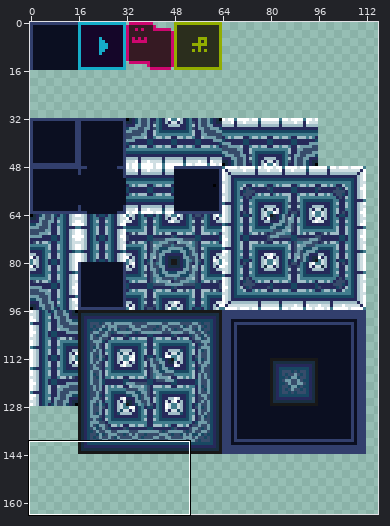
Sprite sheet -- src/resource/tileset/BackGroundTileset.png. Above: a wide view before the commit, with the close-up outlined.
Close-up. As it was:
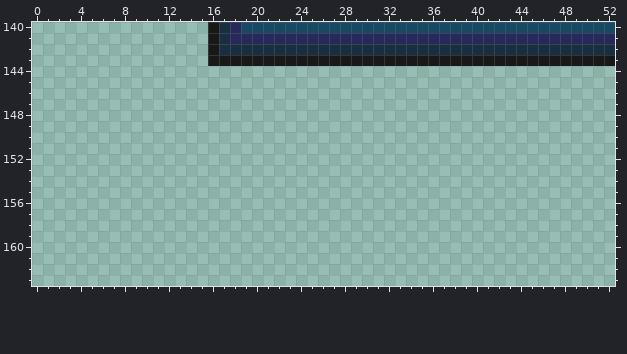
The file is 128x320 pixels. Shown: x 0..52, y 140..163. The wide view leaves out empty margins.
After the commit:
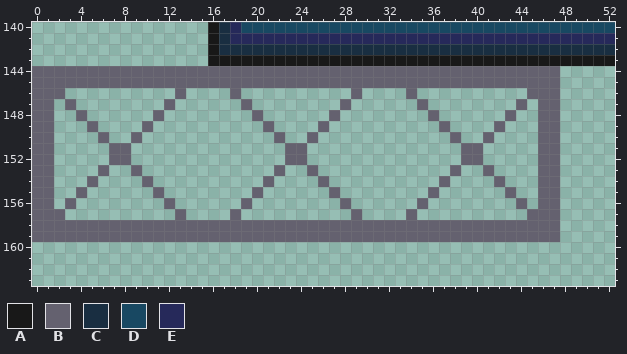
Palette (. is transparent): A #181818  B #64616f  C #192e41  D #184862  E #26295a
The exact change:
@@ x 0..52 @@
 143 ................AAAAAAAAAAAAAAAAAAAAAAAAAAAAAAAAAAAAA
-144 .....................................................
-145 .....................................................
-146 .....................................................
-147 .....................................................
-148 .....................................................
-149 .....................................................
-150 .....................................................
-151 .....................................................
-152 .....................................................
-153 .....................................................
-154 .....................................................
-155 .....................................................
-156 .....................................................
-157 .....................................................
-158 .....................................................
-159 .....................................................
+144 BBBBBBBBBBBBBBBBBBBBBBBBBBBBBBBBBBBBBBBBBBBBBBBB.....
+145 BBBBBBBBBBBBBBBBBBBBBBBBBBBBBBBBBBBBBBBBBBBBBBBB.....
+146 BBB..........B....B..........B....B..........BBB.....
+147 BB.B........B......B........B......B........B.BB.....
+148 BB..B......B........B......B........B......B..BB.....
+149 BB...B....B..........B....B..........B....B...BB.....
+150 BB....B..B............B..B............B..B....BB.....
+151 BB.....BB..............BB..............BB.....BB.....
+152 BB.....BB..............BB..............BB.....BB.....
+153 BB....B..B............B..B............B..B....BB.....
+154 BB...B....B..........B....B..........B....B...BB.....
+155 BB..B......B........B......B........B......B..BB.....
+156 BB.B........B......B........B......B........B.BB.....
+157 BBB..........B....B..........B....B..........BBB.....
+158 BBBBBBBBBBBBBBBBBBBBBBBBBBBBBBBBBBBBBBBBBBBBBBBB.....
+159 BBBBBBBBBBBBBBBBBBBBBBBBBBBBBBBBBBBBBBBBBBBBBBBB.....
 160 .....................................................
Boxes around the changes in both close-ups, in picture pixels (x1, y1, x2, y2):
added: (32, 66, 560, 242)
